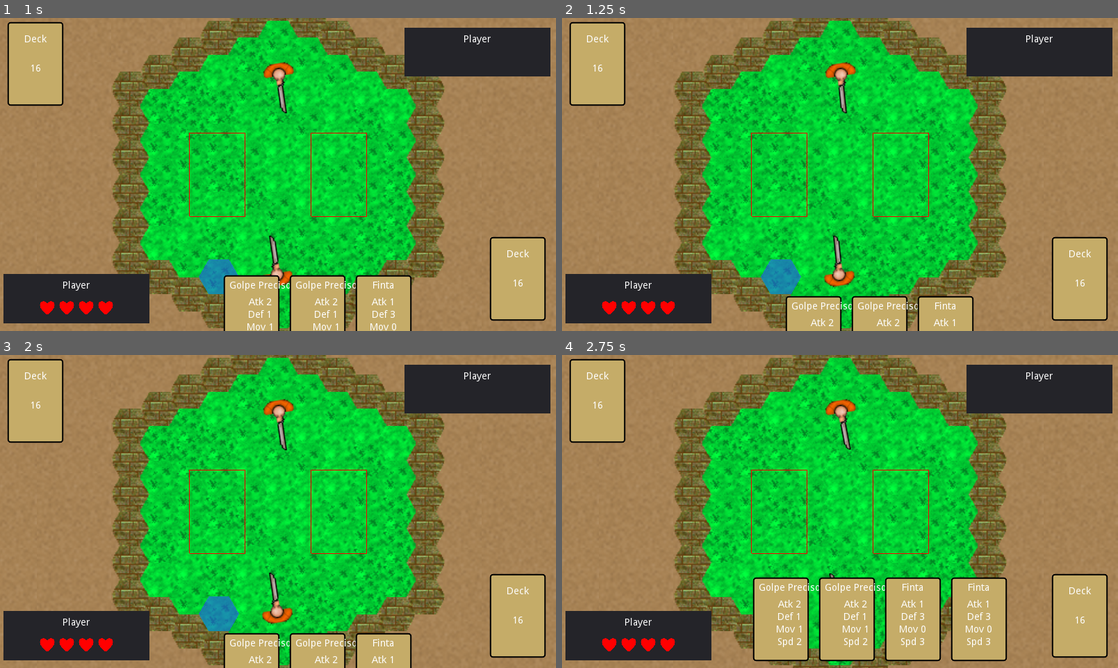
Above: before the commit, frames 1-4 (two rows, left to right).
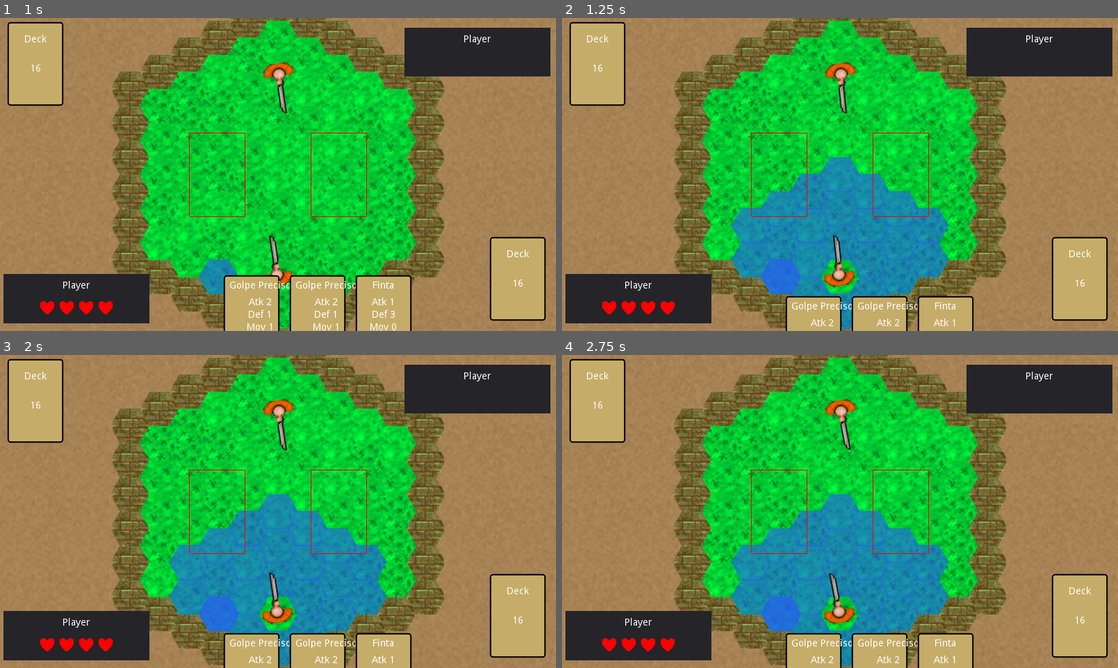
Above: after the commit, the same moments.

Repository: AndreMicheletti/samurai-hex-game
Game: Godot game, scene res://scenes/Game.tscn
Two runs of this game, one before a commit and one after it. Both use one fixed random seed, a clock stepped at 60 frames per second and the inputs below.
Inputs (mouse positions are in pixels of both pictures, inside the frame that each line leads up to):
- Up to frame 1 (1 s): move the mouse to (216, 280) at 0.52 s; click (216, 280) at 0.67 s
- Up to frame 2 (1.25 s): no input
- Up to frame 3 (2 s): move the mouse to (517, 614) at 1.27 s; click (517, 614) at 1.42 s
- Up to frame 4 (2.75 s): move the mouse to (595, 401) at 2.02 s; click (595, 401) at 2.17 s

Frame 1 is identical in both runs. In frame 2, 12% of the frame differs, in the area x 30-70%, y 44-100%; in frame 3, 12%; in frame 4, 18%, in the area x 30-81%, y 44-100%.

Commit message:
added turn cycle. working fine. still need to implement enemy behaviour

Diff:
--- a/scenes/gui/GameUI.tscn
+++ b/scenes/gui/GameUI.tscn
@@ -278,3 +278,6 @@
 rect_min_size = Vector2( 80, 120 )
 mouse_filter = 2
 editor_only = false
+__meta__ = {
+"_edit_use_anchors_": false
+}
--- a/scenes/world/Highlight.tscn
+++ b/scenes/world/Highlight.tscn
@@ -1,5 +1,11 @@
-[gd_scene format=2]
+[gd_scene load_steps=2 format=2]
 
-[node name="Highlight" type="Polygon2D"]
+[ext_resource path="res://scripts/Highlight.gd" type="Script" id=1]
+
+[node name="Highlight" type="Node2D"]
+script = ExtResource( 1 )
+
+[node name="Polygon" type="Polygon2D" parent="."]
+scale = Vector2( 0.7, 0.7 )
 color = Color( 0.160784, 0.34902, 1, 0.576471 )
 polygon = PoolVector2Array( -12.5, 21.6506, 12.5, 21.6506, 25, 0, 12.5, -21.6506, -12.5, -21.6506, -25, 0 )
--- a/scenes/world/World.tscn
+++ b/scenes/world/World.tscn
@@ -1,6 +1,5 @@
-[gd_scene load_steps=3 format=2]
+[gd_scene load_steps=2 format=2]
 
-[ext_resource path="res://scenes/world/Highlight.tscn" type="PackedScene" id=1]
 [ext_resource path="res://scripts/World.gd" type="Script" id=2]
 
 [node name="World" type="Node2D"]
@@ -13,9 +12,13 @@
 
 [node name="Tileset" type="Node2D" parent="."]
 
+[node name="Highlights" type="Node2D" parent="."]
+
 [node name="Camera2D" type="Camera2D" parent="."]
 current = true
 zoom = Vector2( 0.6, 0.6 )
 
-[node name="Highlight" parent="." instance=ExtResource( 1 )]
+[node name="Highlight" type="Polygon2D" parent="."]
 scale = Vector2( 0.7, 0.7 )
+color = Color( 0.160784, 0.34902, 1, 0.576471 )
+polygon = PoolVector2Array( -12.5, 21.6506, 12.5, 21.6506, 25, 0, 12.5, -21.6506, -12.5, -21.6506, -25, 0 )
--- a/scripts/Character.gd
+++ b/scripts/Character.gd
@@ -16,6 +16,7 @@
 var hex_pos = Vector2()
 var moving = false
 var damage = 0
+var moved = 0
 var hand = []
 var active = false
 
@@ -25,6 +26,9 @@
 signal anim_hit
 signal card_dealed
 signal card_selected
+
+signal move_ended
+signal turn_started
 signal turn_ended
 
 # Called when the node enters the scene tree for the first time.
@@ -42,8 +46,14 @@
 	var result = hex_center - global_position
 	global_rotation = atan2(result.y, result.x) - 30
 
+func _process(delta):
+	if not active:
+		return
+	if moved >= selected_card.mov:
+		end_turn()
+
 func move_to(target : Vector2):
-	if moving:
+	if moving or not active:
 		return
 	self.moving = true
 	var path = world.find_path(self.hex_pos, target)
@@ -62,9 +72,11 @@
 			$Tween.start()
 			yield($Tween, "tween_completed")
 		self.hex_pos = target
+		moved += path.size() - 1
 	# finally
 	play_idle()
 	self.moving = false
+	emit_signal("move_ended", self)
 
 func on_select_card(card_res : CardResource):
 	var index = hand.find(card_res)
@@ -90,11 +102,24 @@
 
 func play_turn():
 	print("PLAYER PLAY TURN!! ")
-	yield(get_tree().create_timer(0.5), "timeout")
-	emit_signal("turn_ended")
+	moved = 0
+	emit_signal("turn_started", self)
+	# yield(get_tree().create_timer(0.5), "timeout")
+	# emit_signal("turn_ended")
+
+func end_turn():
+	if not active:
+		return
+	active = false
+	moved = 0
+	look_to_hex(game.enemy.hex_pos)
+	emit_signal("turn_ended", self)
 
 func get_remaining_health():
 	return Health - damage
+
+func get_remaining_moves():
+	return selected_card.mov - moved
 
 func play(anim_name):
 	$anim.stop(true)
--- a/scripts/EnemyCharacter.gd
+++ b/scripts/EnemyCharacter.gd
@@ -23,4 +23,12 @@
 func play_turn():
 	print("ENEMY PLAY TURN!! ")
 	yield(get_tree().create_timer(0.5), "timeout")
-	emit_signal("turn_ended")
+	end_turn()
+
+func end_turn():
+	if not active:
+		return
+	active = false
+	moved = 0
+	look_to_hex(game.player.hex_pos)
+	emit_signal("turn_ended", self)
--- a/scripts/Game.gd
+++ b/scripts/Game.gd
@@ -15,6 +15,8 @@
 var state = Phase.DRAW
 
 var first_draw = true
+
+signal changed_state
 
 # Called when the node enters the scene tree for the first time.
 func _ready():
@@ -48,6 +50,7 @@
 	player.selected_card = null
 	enemy.selected_card = null
 	state = Phase.DRAW
+	emit_signal("changed_state", Phase.DRAW)
 	if first_draw:
 		first_draw = false
 		player.deal_cards(4)
@@ -63,6 +66,7 @@
 		return
 	print("\n*********************** CHOOSE PHASE")
 	state = Phase.CHOOSE
+	emit_signal("changed_state", Phase.CHOOSE)
 	enemy.choose_card()
 
 func play_phase():
@@ -70,6 +74,7 @@
 		return
 	print("\n*********************** PLAY PHASE")
 	state = Phase.PLAY
+	emit_signal("changed_state", Phase.PLAY)
 	yield(game_ui.hide_cards(), "completed")
 	var turn_order = compare_cards()
 	print("TURN ORDER ", turn_order)
@@ -90,6 +95,7 @@
 
 func compare_cards():
 	# Compare the cards speed and return the turn order
+	return [player, enemy]
 	if player.selected_card.speed != enemy.selected_card.speed:
 		if player.selected_card.speed > enemy.selected_card.speed:
 			return [player, enemy]
--- /dev/null
+++ b/scripts/Highlight.gd
@@ -0,0 +1,42 @@
+extends Node2D
+
+var hex_pos = Vector2()
+
+var world
+var game
+
+# Called when the node enters the scene tree for the first time.
+func _ready():
+	visible = false
+
+func init(p_world):
+	world = p_world
+	game = world.game
+	position = world.get_grid().get_hex_center(hex_pos)
+	for character in [game.player, game.enemy]:
+		character.connect("move_ended", self, "update_visible")
+		character.connect("turn_started", self, "update_visible")
+		character.connect("turn_ended", self, "update_visible")
+	game.connect("changed_state", self, "on_game_state_changed")
+
+func _process(delta):
+	pass
+
+func on_game_state_changed(state):
+	if state != game.Phase.PLAY:
+		visible = false
+
+func update_visible(character : Character):
+	if game.state != game.Phase.PLAY:
+		visible = false
+		return
+	if character.active:
+		if hex_pos == character.hex_pos:
+			visible = false
+			return
+
+		var path = world.find_path(hex_pos, character.hex_pos)
+		if (path.size()) <= character.get_remaining_moves():
+			visible = true
+		else:
+			visible = false
--- a/scripts/World.gd
+++ b/scripts/World.gd
@@ -19,9 +19,12 @@
 
 var tile_scene = preload("res://scenes/world/Tile.tscn")
 var back_scene = preload("res://scenes/world/background.tscn")
+var highlight_scene = preload("res://scenes/world/Highlight.tscn")
 
 var click_enabled = false
 var world_walls_pos = []
+
+onready var game = get_parent()
 
 signal pressed_hex
 
@@ -65,6 +68,12 @@
 		block.tile_type = Tile.TileType.GRASS
 		block.position = get_grid().get_hex_center(cell.get_axial_coords())
 		$Tileset.add_child(block)
+
+		# also add highlight
+		var block_2 = highlight_scene.instance()
+		block_2.hex_pos = cell.get_axial_coords()
+		$Highlights.add_child(block_2)
+		block_2.init(self)
 
 func spawn_players(player, enemy):
 	# add instances
